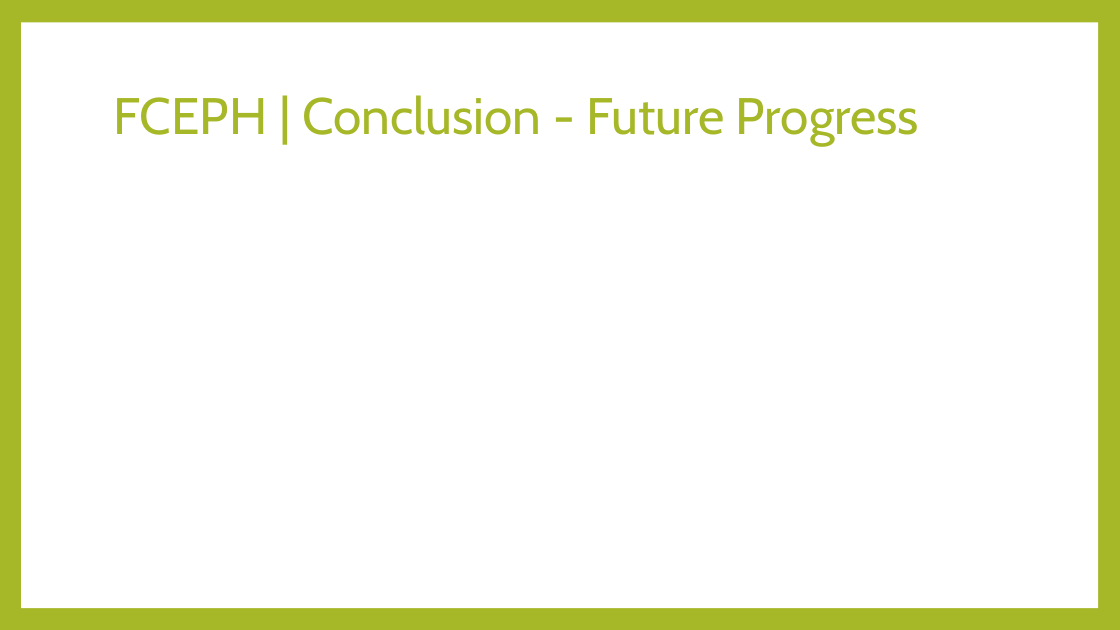
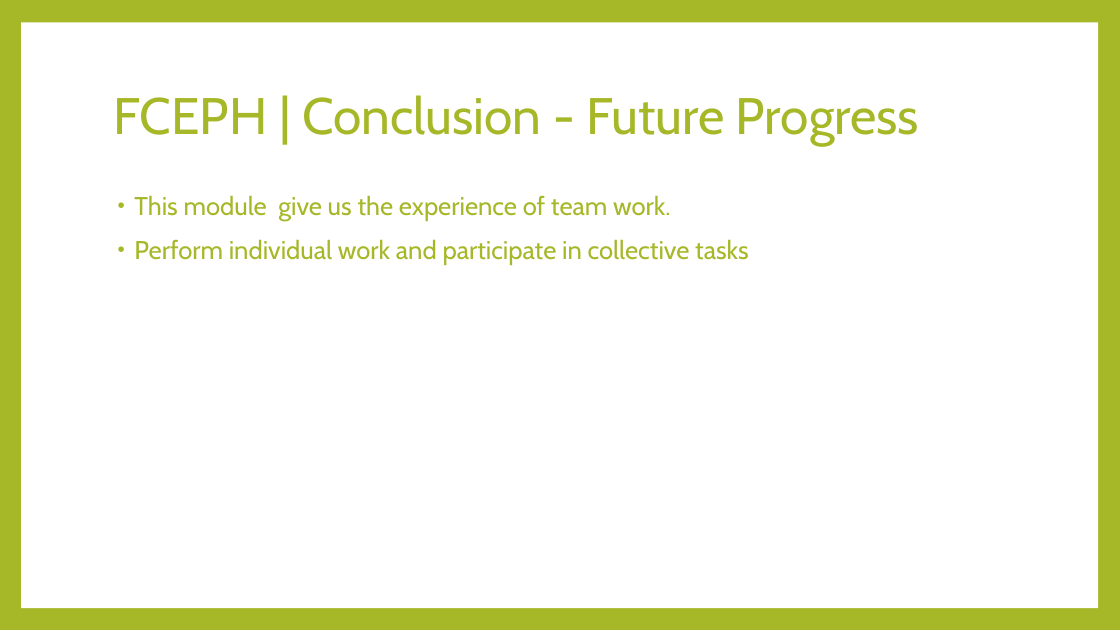
Before and after one commit to AKLBeast/AKLbeast-, a slide deck: slide 14 of Group 3 – FCEPH.pptx. Drawn at 1120x630 pixels with LibreOffice and Linux fonts; fonts in the diff are those of the drawing. Boxes give left, top, right and bottom in pixels: in the first picture for what was removed or moved away, otherwise in the second. Text is boxed around its words. In the diff, an @@ line names an element or a change of style, - is before the commit and + after.

```diff
--- a/Group 3 – FCEPH.pptx
+++ b/Group 3 – FCEPH.pptx
@@ text added at (x1=134, y1=195, x2=749, y2=265), 22 pt, text #A6B727 @@
+• This module give us the experience of team work.
+• Perform individual work and participate in collective tasks
```
Also in this commit, not shown: 2 other slides changed.
